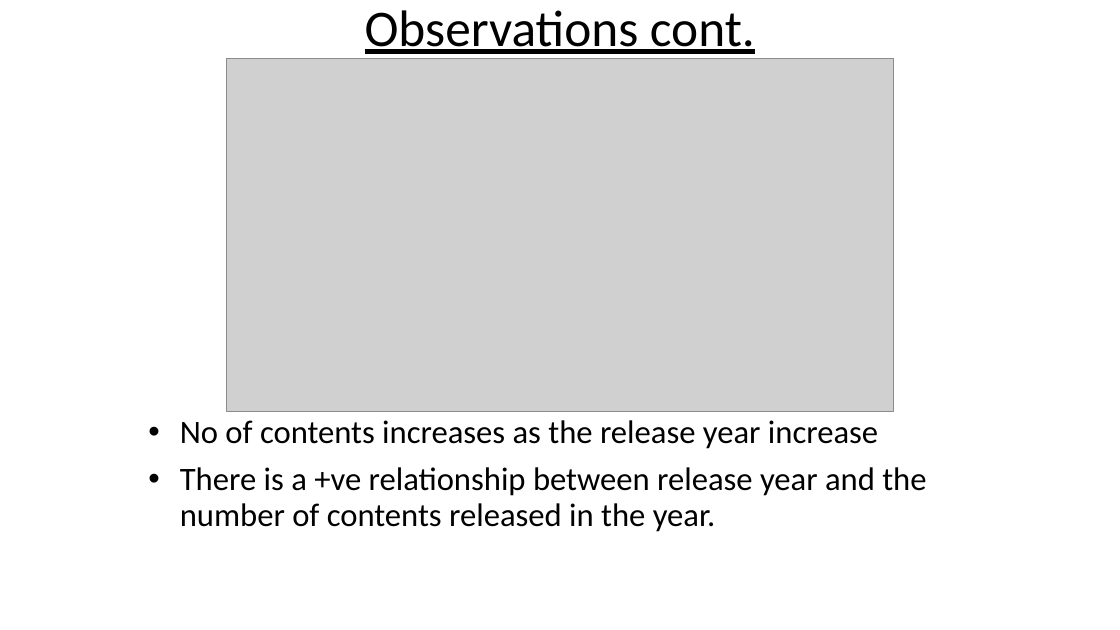
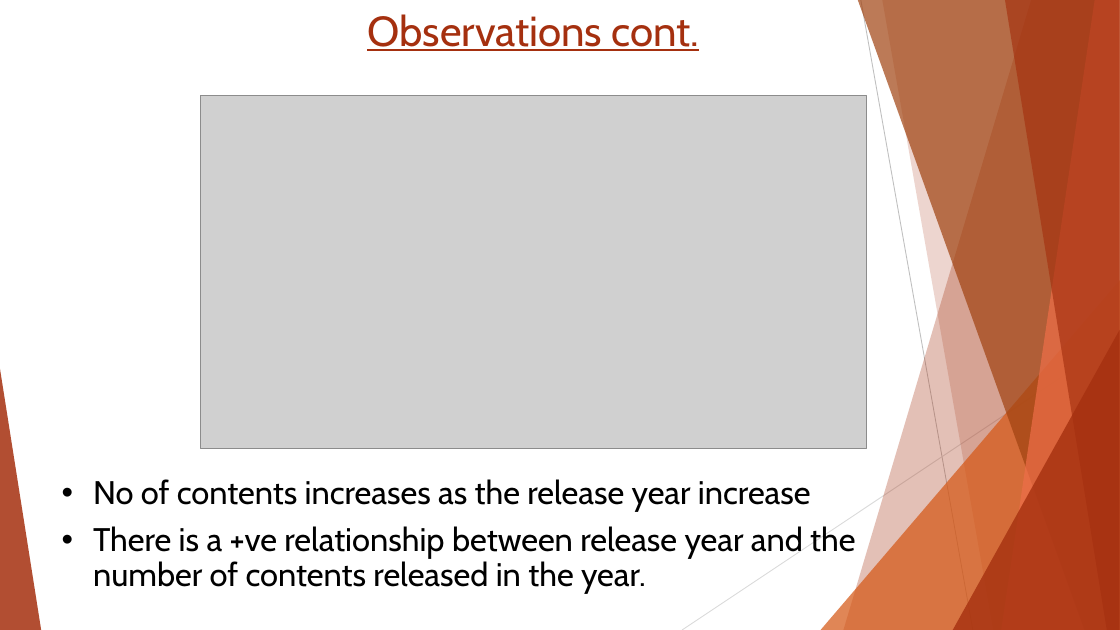
Before and after one commit to fanthony16/DataAnalysisNetFlix, a slide deck: slide 9 of NetFlix_TAIWO_OLUWAFEMI.pptx. Drawn at 1120x630 pixels with LibreOffice and Linux fonts; fonts in the diff are those of the drawing; grey boxes stand for pictures. Boxes give left, top, right and bottom in pixels: in the first picture for what was removed or moved away, otherwise in the second. Text is boxed around its words. In the diff, an @@ line names an element or a change of style, - is before the commit and + after.

```diff
--- a/NetFlix_TAIWO_OLUWAFEMI.pptx
+++ b/NetFlix_TAIWO_OLUWAFEMI.pptx
@@ text "Observations cont." at <box>367,14,700,51</box>: size 44 to 36 pt, font Calibri to Cabin, text colour #000000 to #A5300F; line spacing 0.8 to 1; vertical alignment middle to top @@
@@ picture: place and size @@
-picture at <box>227,59,893,412</box>
+picture at <box>201,95,867,448</box>
@@ group added at <box>0,0,1120,630</box>: 5 freeform shapes, 3 triangles, 2 lines @@
@@ text "No of contents increases as ...": place and size @@
-text "No of contents increases as ..." at <box>180,420,926,532</box>
+text "No of contents increases as ..." at <box>93,479,855,594</box>
@@ text "No of contents increases as ..." at <box>93,479,855,594</box>: font Calibri to Cabin @@
```
Also in this commit, not shown: 12 other slides changed.
